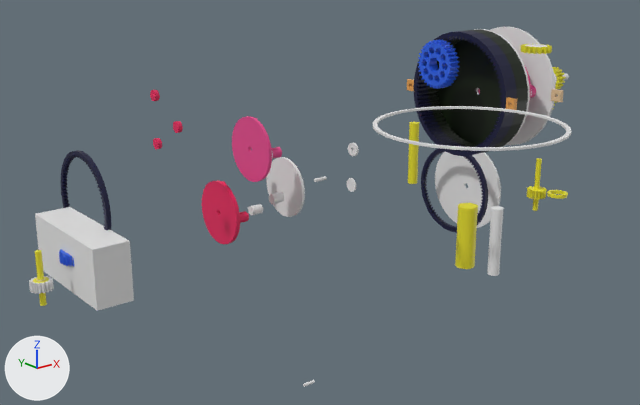
What one commit did to the Blender file projects/3d/blender/planetary/planetary-v4.blend.
One viewpoint serves both versions: a 50 mm camera at (-570.0, -426.0, 115.0) aimed at (-160.0, 87.0, -90.0). Arrows for +X, +Y and +Z are at lower left; the lights stay in place. The older version comes first.
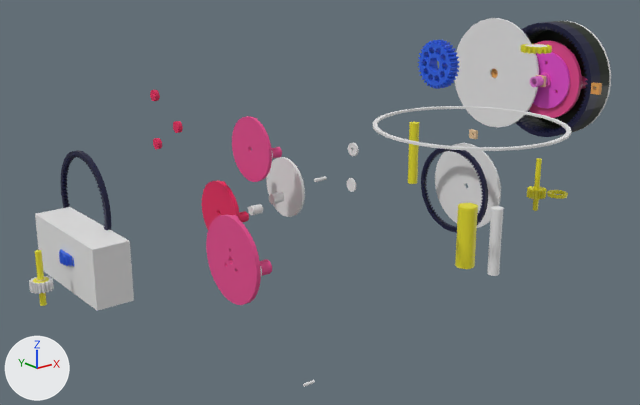
Not visible in the pictures: 'sun-v5'.

Location of each change, [x1, y1, x2, y2] in pixels of the pictures (640 x 405 px):
'Cube.003', moved
    before: [407, 29, 530, 156]
    after: [491, 21, 611, 137]
'Cube.008', moved
    before: [489, 27, 564, 146]
    after: [454, 18, 546, 128]
'Cube.007', added (pink)
    after: [206, 215, 272, 305]
    faces in mat_material_007 (pink #e74a8f): [206, 215, 272, 305]
'Cylinder.002', reshaped, moved
    before: [552, 67, 569, 89]
    after: [530, 52, 570, 109]
'Cube', moved (mostly hidden before)
    before: [478, 65, 536, 102]
    after: [530, 41, 588, 118]

The change, as a diff of the scene's bpy script:
```diff
--- a/projects/3d/blender/planetary/planetary-v4.blend.py
+++ b/projects/3d/blender/planetary/planetary-v4.blend.py
@@ mat_material_004 @@
+mat_material_004 = principled_material('Material.004')
+mat_material_004.base_color = (0.8, 0.0745, 0.62)  # pink #e74dce
@@ me_cylinder_006 @@
+me_cylinder_006.from_pydata(...)  # 726 vertices, 376 faces; spans x -22.0..22.0, y -22.0..22.0, z -14.4..1.0
+# faces by material slot: [232, 4, 74, 66]
+me_cylinder_006.materials.append(mat_material_004)  # pink #e74dce
+me_cylinder_006.materials.append(mat_material_010)  # pink #e72ab9
+me_cylinder_006.materials.append(mat_material_014)  # pink #e77cd7
+me_cylinder_006.materials.append(mat_material_013)  # pink #e755bf
@@ ob_sun_v5 @@
-ob_sun_v5 = bpy.data.objects.new('sun-v5', me_cylinder_015)
-ob_sun_v5.location = (-4.6, 7.5, -19.3)
-ob_sun_v5.rotation_euler = (0.0, -1.571, 0.0)  # degrees (0, -90, 0)
@@ ob_cube @@
 ob_cube = bpy.data.objects.new('Cube', me_cube)
-ob_cube.location = (-54.9, 0.0, 0.0)
+ob_cube.location = (4.7, 0.0, 0.0)
@@ ob_cube_003 @@
 ob_cube_003 = bpy.data.objects.new('Cube.003', me_cube_003)
-ob_cube_003.location = (-95.4, 0.0, 0.0)
+ob_cube_003.location = (0.0, 0.0, 0.0)
@@ ob_cube_008 @@
 ob_cube_008 = bpy.data.objects.new('Cube.008', me_cube_008)
-ob_cube_008.location = (-53.2, -46.9, 0.1)
+ob_cube_008.location = (-11.5, 0.0, 0.0)
@@ ob_cylinder_002 @@
-ob_cylinder_002 = bpy.data.objects.new('Cylinder.002', me_cylinder_004)
-ob_cylinder_002.location = (3.4, 0.0, 0.0)
+ob_cylinder_002 = bpy.data.objects.new('Cylinder.002', me_cylinder_006)
+ob_cylinder_002.location = (-5.3, 0.0, 0.0)
 ob_cylinder_002.rotation_euler = (0.0, 1.571, 0.0)  # degrees (0, 90, 0)
@@ ob_cube_007 @@
+ob_cube_007 = bpy.data.objects.new('Cube.007', me_cube.copy())  # the mesh of ob_cube
+ob_cube_007.location = (-267.3, 34.7, -94.6)
```
